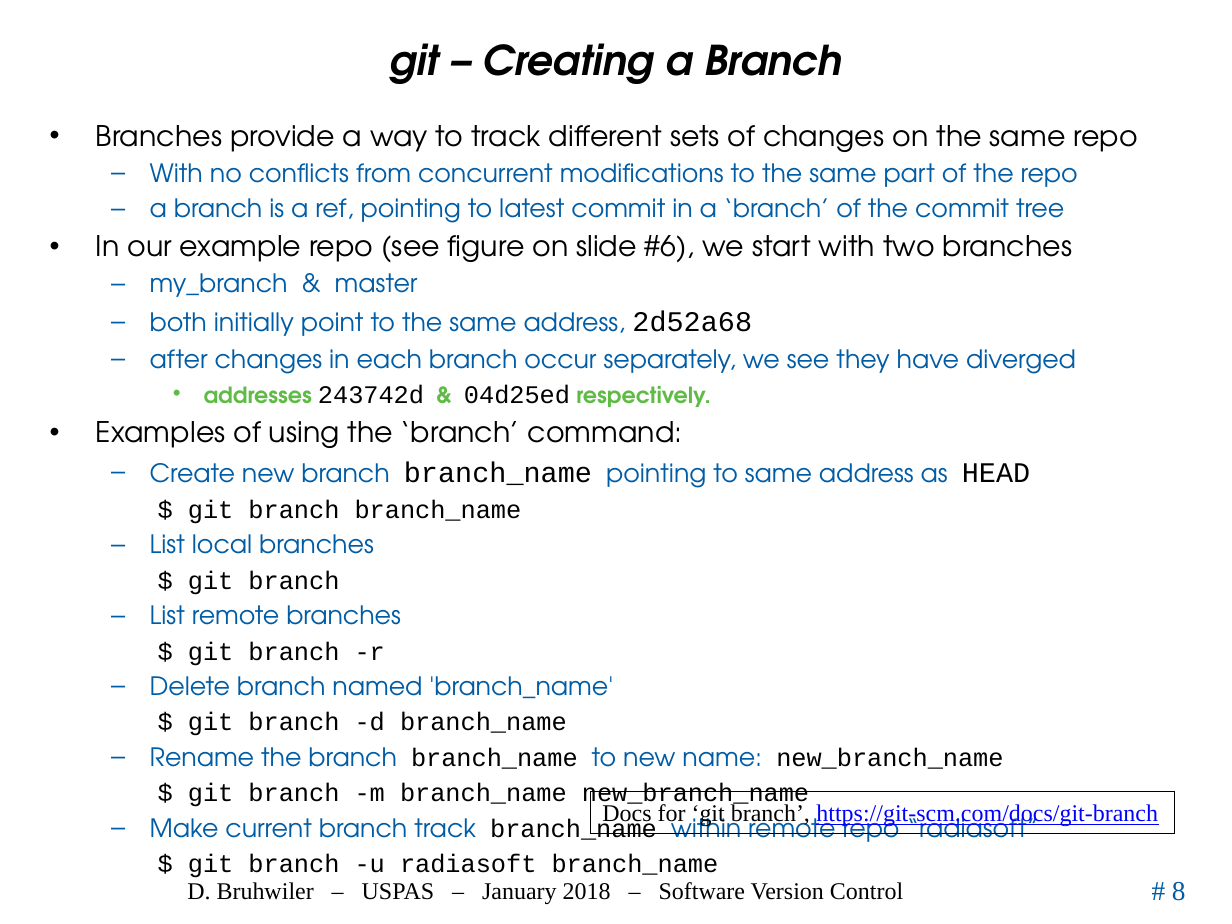
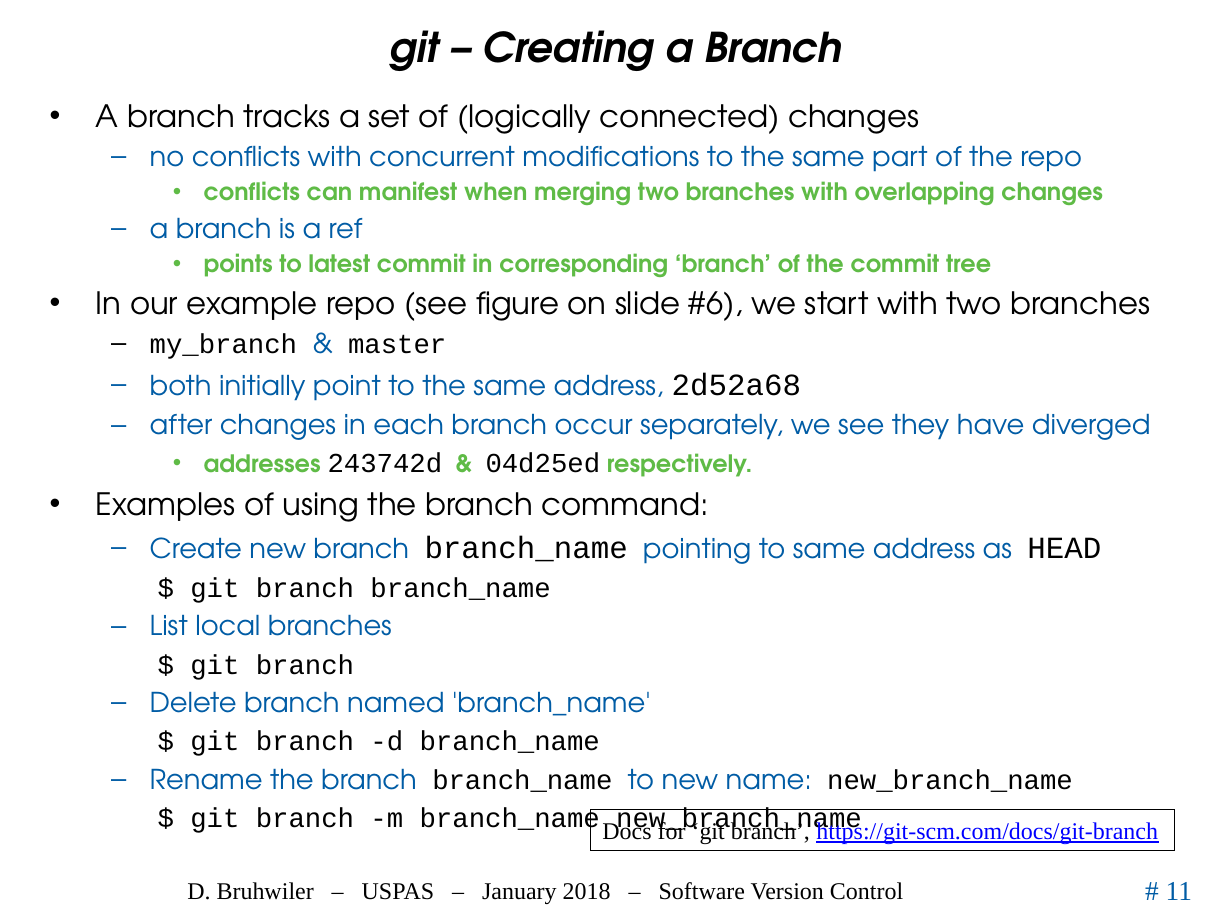
Before and after one commit to uspas/simbeamplasma18, a slide deck: slide 11 of software_version_control/02_VersionCont.pptx (slide 8 before the commit). Drawn at 1232x924 pixels with LibreOffice and Linux fonts; fonts in the diff are those of the drawing; background and template pictures are left out. Boxes give left, top, right and bottom in pixels: in the first picture for what was removed or moved away, otherwise in the second. Text is boxed around its words. In the diff, an @@ line names an element or a change of style, - is before the commit and + after.

```diff
--- a/software_version_control/02_VersionCont.pptx
+++ b/software_version_control/02_VersionCont.pptx
@@ title "git – Creating a Branch": place and size @@
-title "git – Creating a Branch" at [390,43,842,84]
+title "git – Creating a Branch" at [390,30,842,71]
@@ text "A branch tracks a set ...": place and size @@
-text "A branch tracks a set ..." at [96,125,1137,842]
+text "A branch tracks a set ..." at [96,104,1151,835]
@@ text at [96,104,1103,278]: text changed; size 14.8 to 14 pt; text colour #005CA5 to #5FBB46; bold on @@
-• Branches provide a way to track different sets of changes on the same repo
-  – With no conflicts from concurrent modifications to the same part of the repo
-  – a branch is a ref, pointing to latest commit in a ‘branch’ of the commit tree
+• A branch tracks a set of (logically connected) changes
+  – no conflicts with concurrent modifications to the same part of the repo
+    • conflicts can manifest when merging two branches with overlapping changes
+  – a branch is a ref
+    • points to latest commit in corresponding ‘branch’ of the commit tree
@@ text at [96,291,1151,835]: size 16.6 to 18 pt in "In our example repo (see figure on ...", "2d52a68", "branch_name HEAD"; size 14.8 to 16 pt in "my_branch & master", "both initially point to the same address,", "after changes in each branch occur separately, ...", "243742d 04d25ed" and 8 more places; font TeX Gyre Adventor to Courier New, text colour #005CA5 to #000000 in "my_branch master"; size 12.9 to 14 pt in "addresses & respectively." @@
@@ text at [96,492,709,522]: text changed; size 16.6 to 18 pt @@
-• Examples of using the ‘branch’ command:
+• Examples of using the branch command:
@@ text at [150,605,401,666]: paragraphs removed @@
-  – List remote branches
-$ git branch -r
@@ rectangle "Docs for ‘git branch’, https://git-scm.com/docs/git-branch": place and size @@
-rectangle "Docs for ‘git branch’, https://git-scm.com/docs/git-branch" at [590,792,1174,834]
+rectangle "Docs for ‘git branch’, https://git-scm.com/docs/git-branch" at [590,809,1174,851]
@@ text at [150,810,1039,842]: paragraphs removed @@
-  – Make current branch track branch_name within remote repo “radiasoft”
-$ git branch -u radiasoft branch_name
@@ page number at [1166,882,1192,900]: text changed @@
-# 8
+# 11
```
Also in this commit, not shown: 5 other slides changed, 7 slides added, 2 slides removed, 2 other files.
